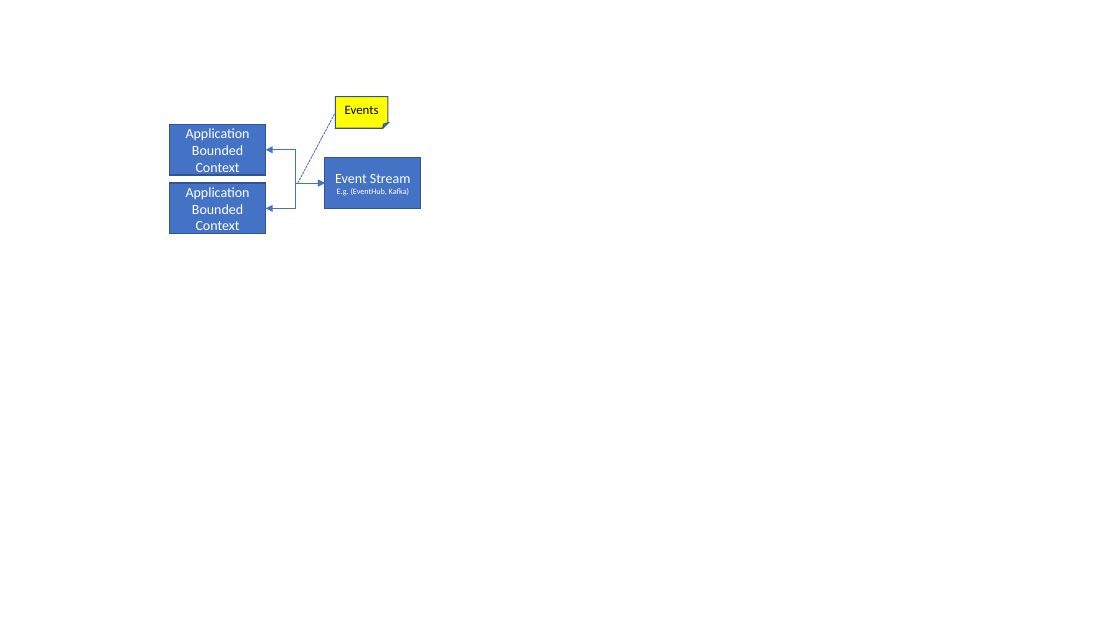
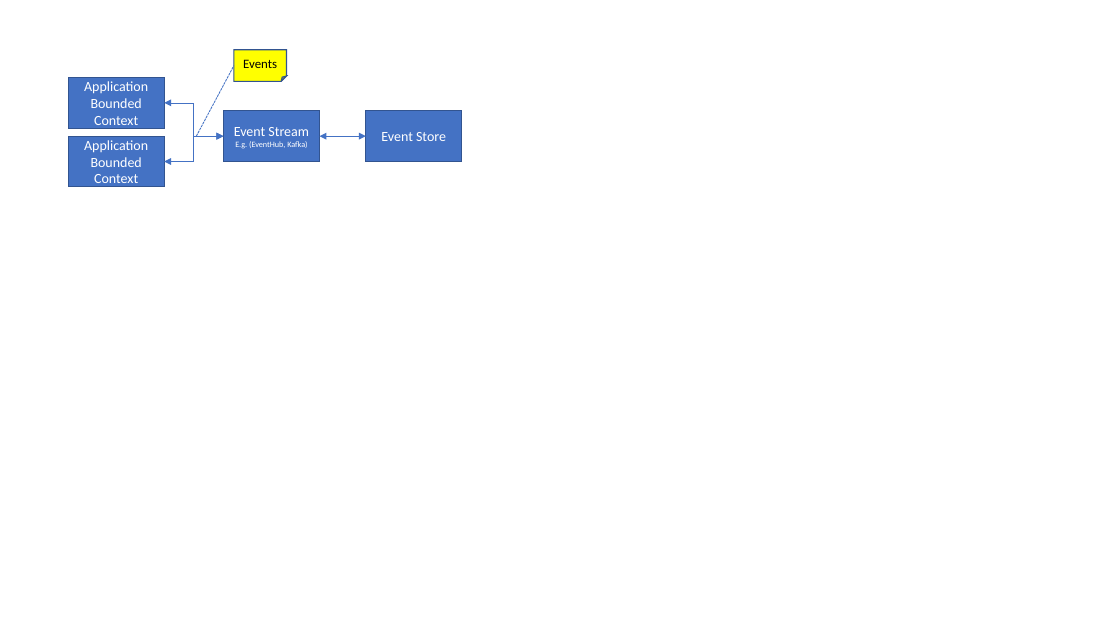
Before and after one commit to IFRCGo/cbs, a slide deck: slide 1 of Documentation/Architecture/Diagrams.pptx. Drawn at 1120x630 pixels with LibreOffice and Linux fonts; fonts in the diff are those of the drawing. Boxes give left, top, right and bottom in pixels: in the first picture for what was removed or moved away, otherwise in the second. Text is boxed around its words. In the diff, an @@ line names an element or a change of style, - is before the commit and + after.

Commit message:
Update

```diff
--- a/Documentation/Architecture/Diagrams.pptx
+++ b/Documentation/Architecture/Diagrams.pptx
@@ 3 rectangles, 2 elbow double arrows, 1 folded corner, 1 line: place and size @@
-3 rectangles, 2 elbow double arrows, 1 folded corner, 1 line at (170, 97, 421, 234)
+3 rectangles, 2 elbow double arrows, 1 folded corner, 1 line at (68, 50, 319, 187)
@@ rectangle added at (365, 111, 461, 161), fill #4472C4, outline #325491 1 pt, 12 pt, text #FFFFFF @@
+Event Store
@@ elbow double arrow added from (319, 136) to (365, 136), #4472C4 0.5 pt @@
```
